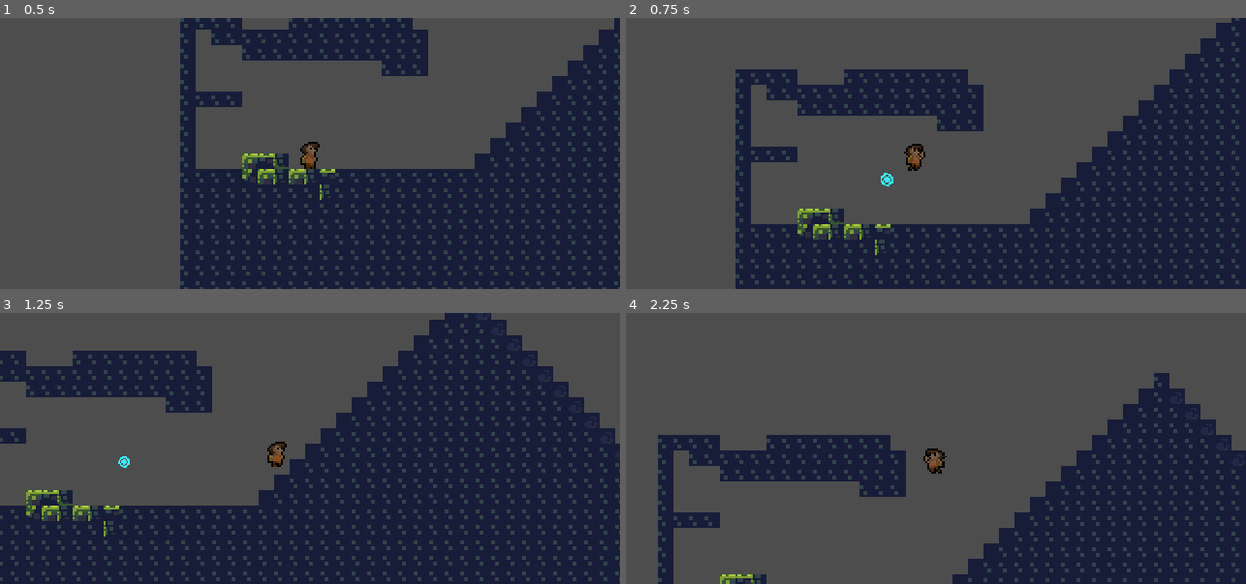
Above: before the commit, frames 1-4 (two rows, left to right).
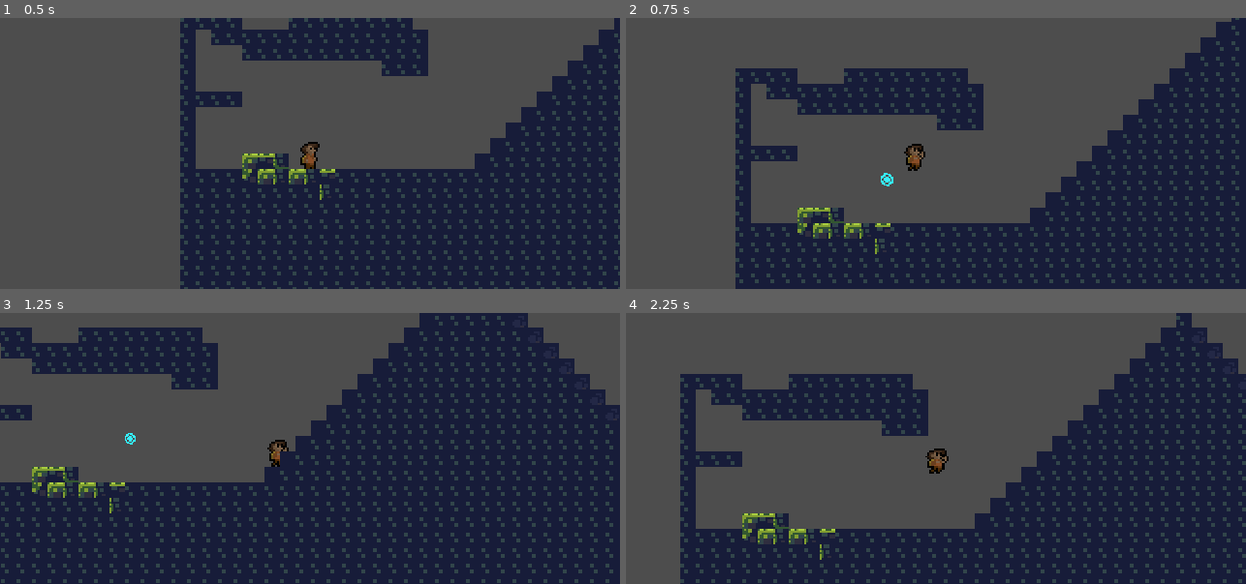
Above: after the commit, the same moments.

Repository: tetraminus/GrappleFormer
Game: Godot game, scene res://Rooms/Test/TestRoom1.tscn
The game is run twice, just before and just after one commit, with the same random seed, the same clock (stepped at 60 frames per second) and the same inputs.
Inputs (mouse positions are in pixels of both pictures, inside the frame that each line leads up to):
- Up to frame 1 (0.5 s): no input
- Up to frame 2 (0.75 s): tap Enter at 0.5 s; move the mouse to (1072, 139) at 0.52 s; hold D (move_right) from 0.53 s (still down); hold Space (jump) from 0.53 s (still down); click (1072, 139) at 0.6 s
- Up to frame 3 (1.25 s): keep holding D (move_right); keep holding Space (jump)
- Up to frame 4 (2.25 s): move the mouse to (812, 462) at 1.27 s; release D (move_right) at 1.28 s; release Space (jump) at 1.28 s; hold S (move_down) 1.28-2.03 s; tap Space (jump) at 1.35, 1.52, 1.82 s; click (812, 462) at 1.55 s; move the mouse to (998, 388) at 2.02 s; hold D (move_right) from 2.03 s (still down); hold Space (jump) from 2.03 s (still down); click (998, 388) at 2.1 s

Frame 1 is identical in both runs. In frame 2, 3.3% of the frame differs, in the area x 17-99%, y 0-99%; in frame 3, 27%; in frame 4, 37%, in the area x 5-100%, y 0-100%.

Commit message:
fixing stuff

Diff:
--- a/player.gd
+++ b/player.gd
@@ -85,14 +85,12 @@
 	if grapplepoint == null:
 		if Input.is_action_pressed("move_right"):
 			motion.x += 1
+			$Icon.flip_h = false
 		if Input.is_action_pressed("move_left"):
 			motion.x -= 1
-
-	if linear_velocity.x > 0:
-		$Icon.flip_h = false
-
-	elif linear_velocity.x < 0:
-		$Icon.flip_h = true
+			$Icon.flip_h = true
+
+
 
 
 	# move along the slope if on a slope
@@ -138,7 +136,7 @@
 
 	motion = motion * speed
 
-	if on_ground and Input.is_action_pressed("jump"):
+	if on_ground and Input.is_action_just_pressed("jump"):
 		on_ground = false
 		#if sliding on a slope jump away from the slope
 		if sliding:
@@ -191,6 +189,12 @@
 			var projectionvec = (state.linear_velocity.project((grapplepoint - global_position).rotated(PI/2)))
 			state.linear_velocity = projectionvec.normalized() * state.linear_velocity.length()
 
+		if linear_velocity.x > 0:
+			$Icon.flip_h = false
+
+		elif linear_velocity.x < 0:
+			$Icon.flip_h = true
+
 		if global_position.distance_to(grapplepoint) < grappledistance * 0.9:
 			grappledistance -= 5
 
--- a/player.tscn
+++ b/player.tscn
@@ -37,22 +37,7 @@
 
 [sub_resource type="CapsuleShape2D" id="CapsuleShape2D_gcg1f"]
 radius = 4.0
-height = 16.0
-
-[sub_resource type="Animation" id="Animation_spv2n"]
-resource_name = "idle 1"
-tracks/0/type = "value"
-tracks/0/imported = false
-tracks/0/enabled = true
-tracks/0/path = NodePath(".:frame")
-tracks/0/interp = 1
-tracks/0/loop_wrap = true
-tracks/0/keys = {
-"times": PackedFloat32Array(0, 0.5),
-"transitions": PackedFloat32Array(1, 1),
-"update": 1,
-"values": [0, 1]
-}
+height = 13.0
 
 [sub_resource type="Animation" id="Animation_j21ec"]
 length = 0.001
@@ -67,6 +52,22 @@
 "transitions": PackedFloat32Array(1),
 "update": 1,
 "values": [0]
+}
+
+[sub_resource type="Animation" id="Animation_fqcjd"]
+resource_name = "grapple"
+length = 0.1
+tracks/0/type = "value"
+tracks/0/imported = false
+tracks/0/enabled = true
+tracks/0/path = NodePath(".:frame")
+tracks/0/interp = 1
+tracks/0/loop_wrap = true
+tracks/0/keys = {
+"times": PackedFloat32Array(0),
+"transitions": PackedFloat32Array(1),
+"update": 1,
+"values": [17]
 }
 
 [sub_resource type="Animation" id="Animation_7vdks"]
@@ -85,9 +86,8 @@
 "values": [0, 16, 17]
 }
 
-[sub_resource type="Animation" id="Animation_dkbnc"]
-resource_name = "walk"
-length = 0.8
+[sub_resource type="Animation" id="Animation_spv2n"]
+resource_name = "idle 1"
 tracks/0/type = "value"
 tracks/0/imported = false
 tracks/0/enabled = true
@@ -95,26 +95,10 @@
 tracks/0/interp = 1
 tracks/0/loop_wrap = true
 tracks/0/keys = {
-"times": PackedFloat32Array(0, 0.2, 0.4, 0.6),
-"transitions": PackedFloat32Array(1, 1, 1, 1),
+"times": PackedFloat32Array(0, 0.5),
+"transitions": PackedFloat32Array(1, 1),
 "update": 1,
-"values": [0, 18, 19, 20]
-}
-
-[sub_resource type="Animation" id="Animation_fqcjd"]
-resource_name = "grapple"
-length = 0.1
-tracks/0/type = "value"
-tracks/0/imported = false
-tracks/0/enabled = true
-tracks/0/path = NodePath(".:frame")
-tracks/0/interp = 1
-tracks/0/loop_wrap = true
-tracks/0/keys = {
-"times": PackedFloat32Array(0),
-"transitions": PackedFloat32Array(1),
-"update": 1,
-"values": [17]
+"values": [0, 1]
 }
 
 [sub_resource type="Animation" id="Animation_s7gxd"]
@@ -131,6 +115,22 @@
 "transitions": PackedFloat32Array(1, 1, 1, 1, 1),
 "update": 1,
 "values": [0, 2, 3, 4, 5]
+}
+
+[sub_resource type="Animation" id="Animation_dkbnc"]
+resource_name = "walk"
+length = 0.8
+tracks/0/type = "value"
+tracks/0/imported = false
+tracks/0/enabled = true
+tracks/0/path = NodePath(".:frame")
+tracks/0/interp = 1
+tracks/0/loop_wrap = true
+tracks/0/keys = {
+"times": PackedFloat32Array(0, 0.2, 0.4, 0.6),
+"transitions": PackedFloat32Array(1, 1, 1, 1),
+"update": 1,
+"values": [0, 18, 19, 20]
 }
 
 [sub_resource type="AnimationLibrary" id="AnimationLibrary_cou6n"]
@@ -165,6 +165,7 @@
 default_color = Color(0.168627, 0.945098, 1, 1)
 
 [node name="CollisionShape2D" type="CollisionShape2D" parent="."]
+position = Vector2(0, 1.335)
 shape = SubResource("CapsuleShape2D_gcg1f")
 
 [node name="Camera2D" type="Camera2D" parent="."]
